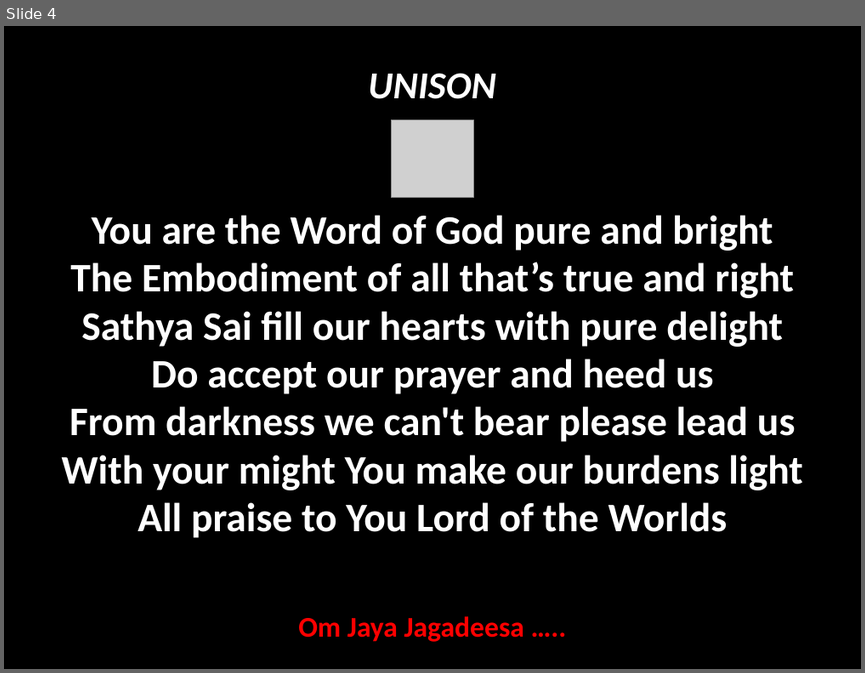
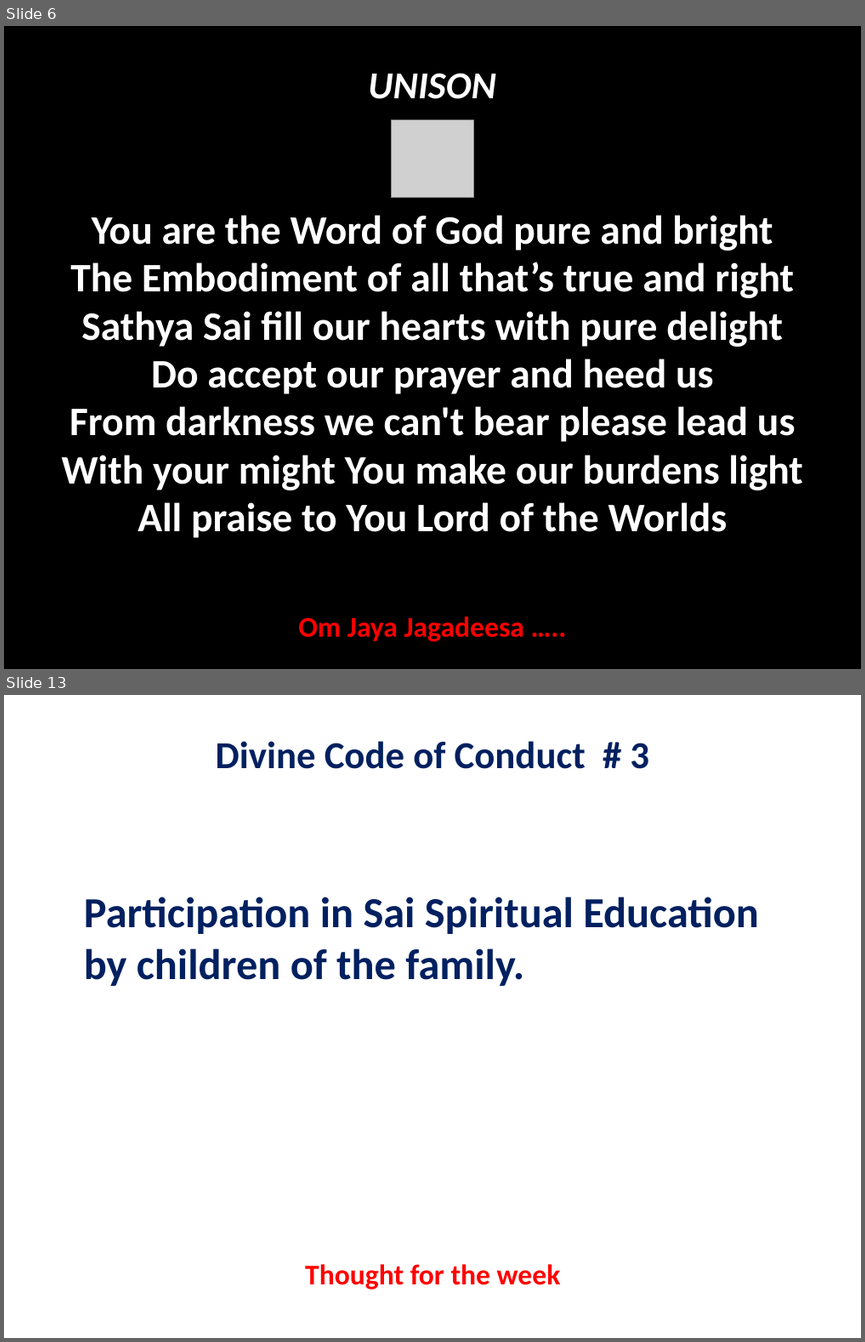
Before and after one commit to rkanadam/saibhajanmaker, a slide deck: WebContent/WEB-INF/suffix.pptx. Shown one above the other, each under a label of ours: slide 4 before the commit, slides 6 and 13 after it; the slides between them are not shown. The pictures are 865x673 and 865x1342 pixels, drawn with LibreOffice and Linux fonts; fonts in the diff are those of the drawing; grey boxes stand for pictures. Boxes give left, top, right and bottom in pixels: in the first picture for what was removed or moved away, otherwise in the second. Text is boxed around its words. In the diff, an @@ line names an element or a change of style, - is before the commit and + after.

```diff
--- a/WebContent/WEB-INF/suffix.pptx
+++ b/WebContent/WEB-INF/suffix.pptx
@@ slide 13 added at (x1=4, y1=695, x2=861, y2=1338), background #FFFFFF @@
@@ text added at (x1=216, y1=741, x2=649, y2=769), 32 pt, text #002060, bold @@
+Divine Code of Conduct # 3
@@ text added at (x1=84, y1=896, x2=759, y2=986), 36 pt, text #002060, bold @@
+Participation in Sai Spiritual Education by children of the family.
@@ text added at (x1=305, y1=1264, x2=561, y2=1289), 24 pt, text #FF0000, bold @@
+Thought for the week
@@ what was slide 4 is now slide 6 @@
```
Also in this commit, not shown: 9 slides changed, 4 other slides added, 3 slides removed.
